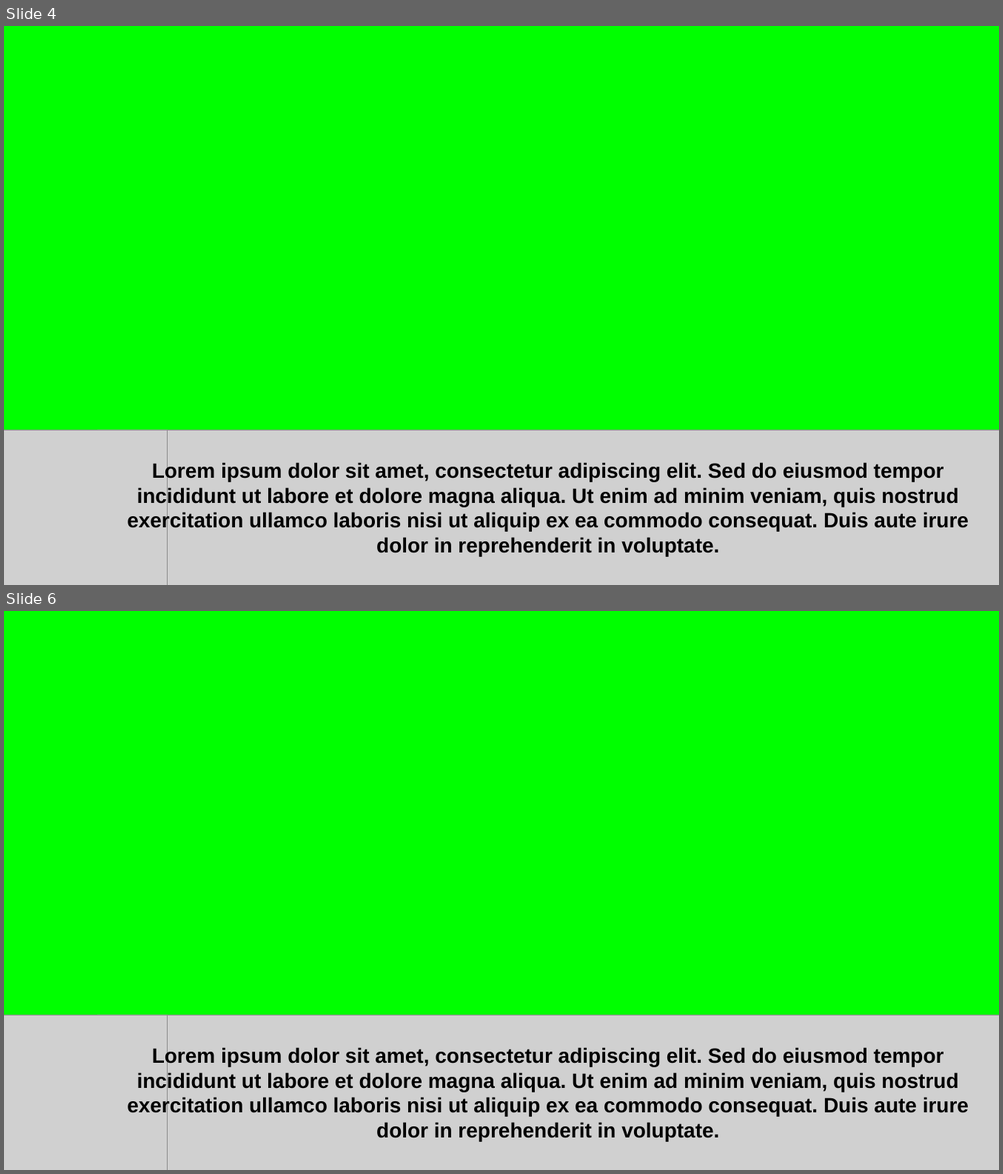
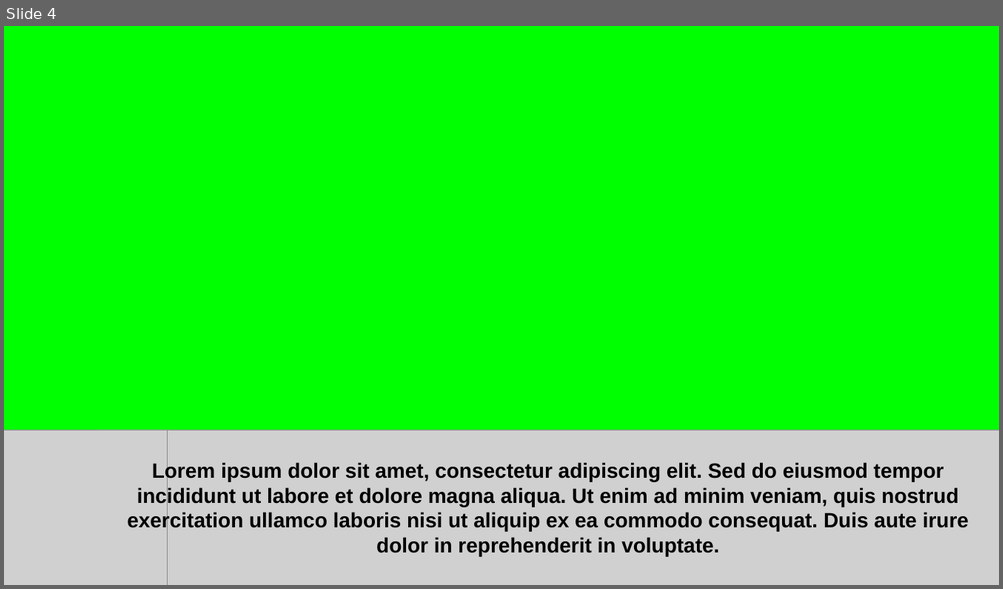
Before and after one commit to AustinoBlack/FUMC_ECOG, a slide deck: src/testing/create_slides/test.pptx. Shown one above the other, each under a label of ours: slides 4 and 6 before the commit, slide 4 after it; the slides between them are not shown. The pictures are 1003x1174 and 1003x589 pixels, drawn with LibreOffice and Linux fonts; fonts in the diff are those of the drawing; grey boxes stand for pictures. Boxes give left, top, right and bottom in pixels: in the first picture for what was removed or moved away, otherwise in the second. Text is boxed around its words. In the diff, an @@ line names an element or a change of style, - is before the commit and + after.

```diff
--- a/src/testing/create_slides/test.pptx
+++ b/src/testing/create_slides/test.pptx
@@ slide 6 removed at (4, 611, 999, 1170), background #00FF00 @@
@@ picture removed at (4, 1015, 167, 1170) @@
@@ picture removed at (97, 1015, 999, 1170) @@
@@ text removed at (127, 1047, 968, 1142) @@
-Lorem ipsum dolor sit amet, consectetur adipiscing elit. Sed do eiusmod tempor incididunt ut labore et dolore magna aliqua. Ut enim ad minim veniam, quis nostrud exercitation ullamco laboris nisi ut aliquip ex ea commodo consequat. Duis aute irure dolor in reprehenderit in voluptate.
```
Also in this commit, not shown: 1 slide added, 2 other slides removed, 1 other file.
